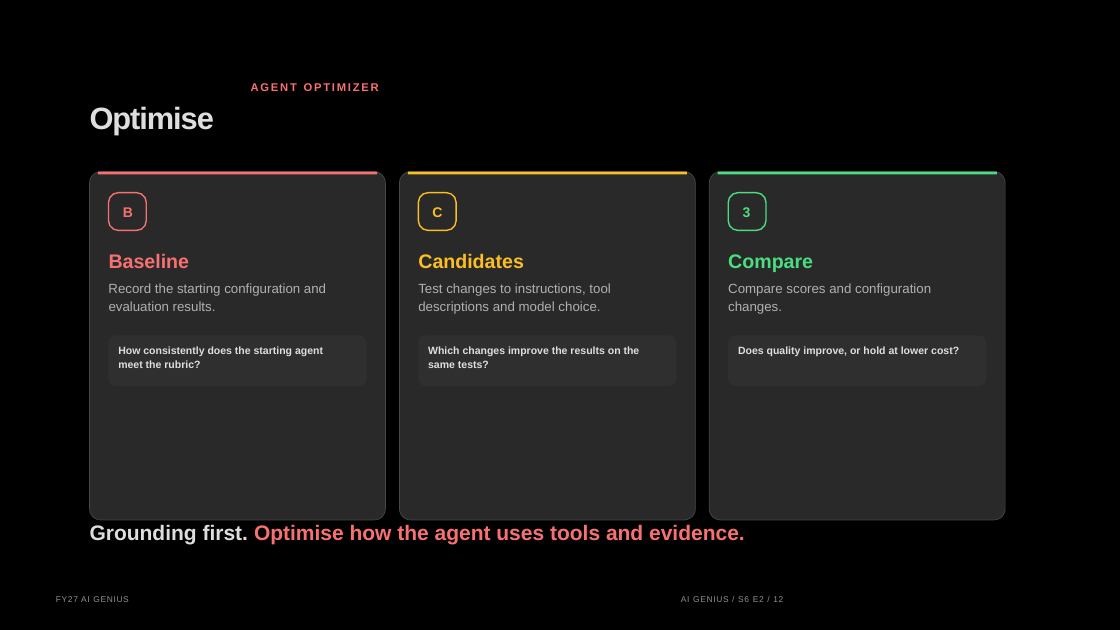
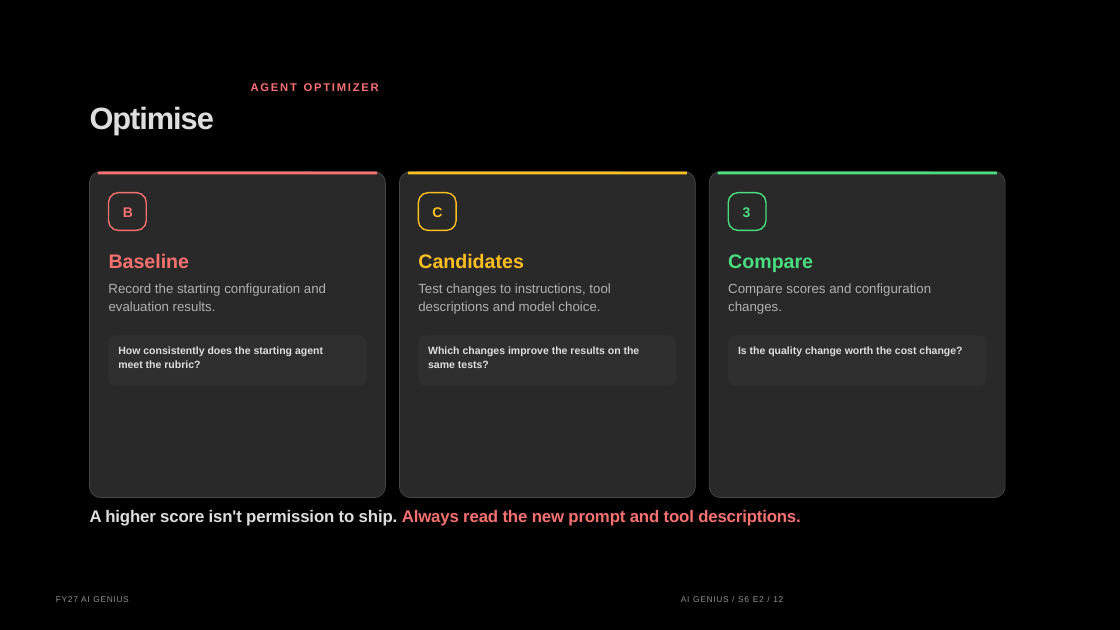
Before and after one commit to graemefoster/FoundryEvalsAndObservability, a slide deck: slide 12 of presentation/presentation.pptx. Drawn at 1120x630 pixels with LibreOffice and Linux fonts; fonts in the diff are those of the drawing; background and template pictures are left out. Boxes give left, top, right and bottom in pixels: in the first picture for what was removed or moved away, otherwise in the second. Text is boxed around its words. In the diff, an @@ line names an element or a change of style, - is before the commit and + after.

```diff
--- a/presentation/presentation.pptx
+++ b/presentation/presentation.pptx
@@ rounded rectangle: place and size @@
-rounded rectangle at (90, 171, 386, 520)
+rounded rectangle at (90, 171, 386, 497)
@@ rounded rectangle: place and size @@
-rounded rectangle at (400, 171, 696, 520)
+rounded rectangle at (400, 171, 696, 497)
@@ rounded rectangle: place and size @@
-rounded rectangle at (709, 171, 1005, 520)
+rounded rectangle at (709, 171, 1005, 497)
@@ text at (738, 346, 962, 356): text changed @@
-Does quality improve, or hold at lower cost?
+Is the quality change worth the cost change?
@@ text added at (90, 509, 801, 526), 14.4 pt, text #F87171, bold @@
+A higher score isn't permission to ship. Always read the new prompt and tool descriptions.
@@ text removed at (90, 524, 745, 544) @@
-Grounding first. Optimise how the agent uses tools and evidence.
```
Also in this commit, not shown: 16 other slides changed, 8 slides added, 2 slides removed, 36 other files.
